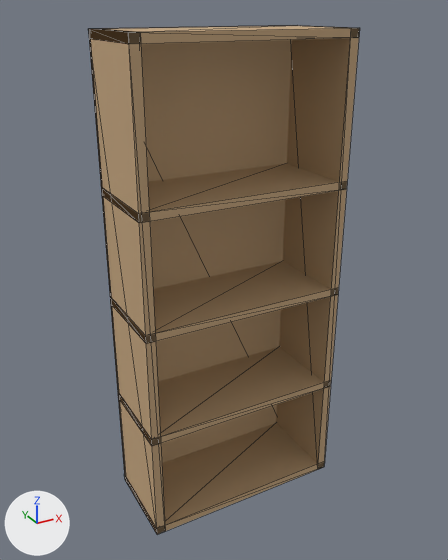
One commit to the glTF model src/assets/furniture/bookshelf.glb: the scene before it, then after it.
Camera for both pictures: a camera (50 mm lens) standing at (-1.043, -1.88, 1.861) and looking at (-0.003, 0.01, 0.917). Lighting does not change. The marker at lower left points along +X, +Y and +Z. The first picture is the older version. Mesh edges are drawn as thin lines. Vertices at exactly the same position are counted once.
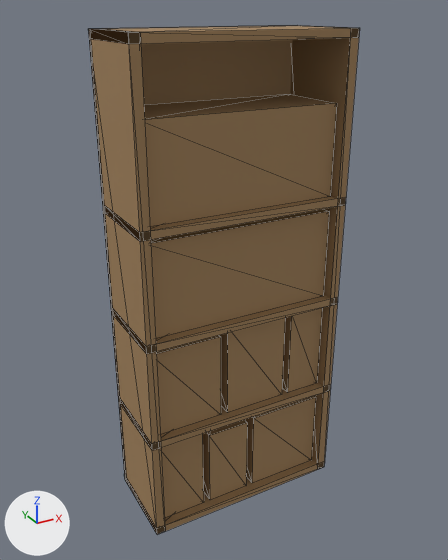
The change, as a list of edits to the scene's bpy script:
```text
Change mat_material_0:
    mat_material_0.base_color: (0.56, 0.38, 0.21) -> (0.36, 0.22, 0.1)  # brown #c5a67e -> brown #a28159
Change me_mesh_0:
    used by ob_mesh_0; location = (0.0, 0.0, 0.0)
    remove me_mesh_0.from_pydata(...)  # 52 vertices, 96 faces; spans x -0.4..0.4, y -0.17..0.17, z 0.0..1.8
    add me_mesh_0.from_pydata(...)  # 116 vertices, 192 faces; spans x -0.4..0.4, y -0.17..0.17, z 0.0..1.8
    me_mesh_0 part 1: a new loose piece, a box spanning x -0.37..-0.18, y -0.14..0.14, z 0.03..0.39, in mat_material_0 (brown #a28159)
    me_mesh_0 part 2: a new loose piece, a box spanning x -0.15..0.02, y -0.14..0.14, z 0.03..0.35, in mat_material_0 (brown #a28159)
    me_mesh_0 part 3: a new loose piece, a box spanning x 0.05..0.35, y -0.14..0.14, z 0.03..0.36, in mat_material_0 (brown #a28159)
    me_mesh_0 part 4: a new loose piece, a box spanning x -0.37..-0.1, y -0.14..0.14, z 0.43..0.77, in mat_material_0 (brown #a28159)
    me_mesh_0 part 5: a new loose piece, a box spanning x -0.07..0.18, y -0.14..0.14, z 0.43..0.8, in mat_material_0 (brown #a28159)
    me_mesh_0 part 6: a new loose piece, a box spanning x 0.21..0.35, y -0.14..0.14, z 0.43..0.79, in mat_material_0 (brown #a28159)
    me_mesh_0 part 7: a new loose piece, a box spanning x -0.37..0.35, y -0.14..0.14, z 0.83..1.17, in mat_material_0 (brown #a28159)
    me_mesh_0 part 8: a new loose piece, a box spanning x -0.37..0.35, y -0.14..0.14, z 1.23..1.56, in mat_material_0 (brown #a28159)
    me_mesh_0 part 9
    4 vertices in x -0.4..0.4, y 0.17, z 0.42..0.45 move by (0.0, -0.01, -0.02)
    4 vertices in x -0.4..0.4, y -0.17, z 0.42..0.45 move by (0.0, 0.0, -0.02)
    4 vertices in x -0.4..0.4, y 0.17, z 0.84..0.87 move by (0.0, -0.01, -0.04)
    4 vertices in x -0.4..0.4, y -0.17, z 0.84..0.87 move by (0.0, 0.0, -0.04)
    4 vertices in x -0.4..0.4, y 0.17, z 1.26..1.29 move by (0.0, -0.01, -0.06)
    4 vertices in x -0.4..0.4, y -0.17, z 1.26..1.29 move by (0.0, 0.0, -0.06)
```

What differs and where, as boxes (x1, y1, x2, y2) in the pictures (448 x 560 px; the box of a moved part takes in the faces that stretch with it):
'Mesh_0', recoloured, reshaped: (88, 25, 360, 534) in both
part 1 of me_mesh_0, added (brown): after (161, 434, 204, 518)
part 2 of me_mesh_0, added (brown): after (202, 420, 247, 500)
part 3 of me_mesh_0, added (brown): after (245, 396, 316, 483)
part 4 of me_mesh_0, added (brown): after (156, 335, 221, 435)
part 5 of me_mesh_0, added (brown): after (219, 318, 285, 412)
part 6 of me_mesh_0, added (brown): after (282, 308, 322, 393)
part 7 of me_mesh_0, added (brown): after (151, 209, 329, 338)
part 8 of me_mesh_0, added (brown): after (144, 94, 337, 227)
part 9 of me_mesh_0, moved or reshaped: before (101, 163, 347, 446); after (104, 196, 346, 451)
